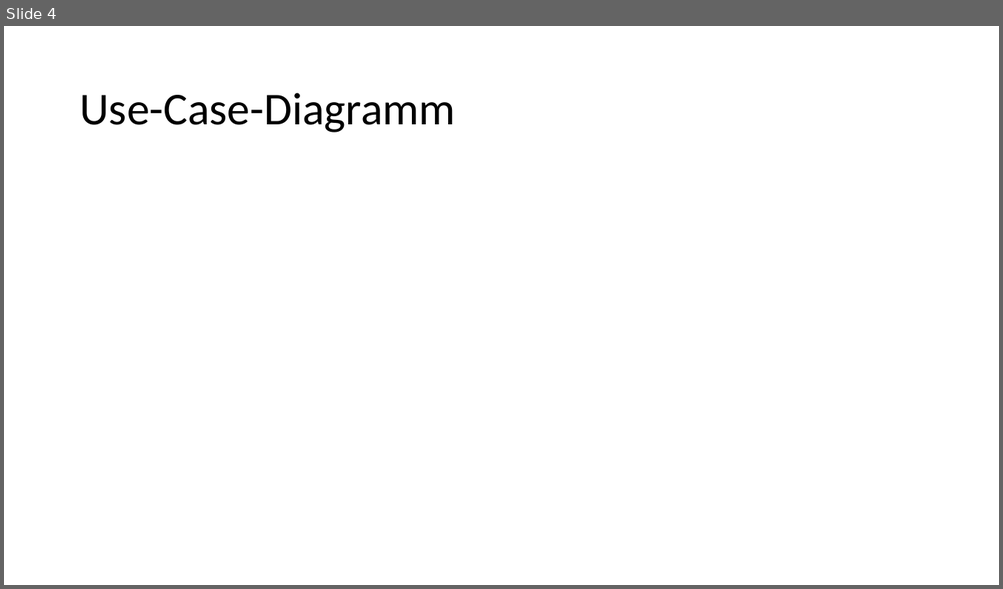
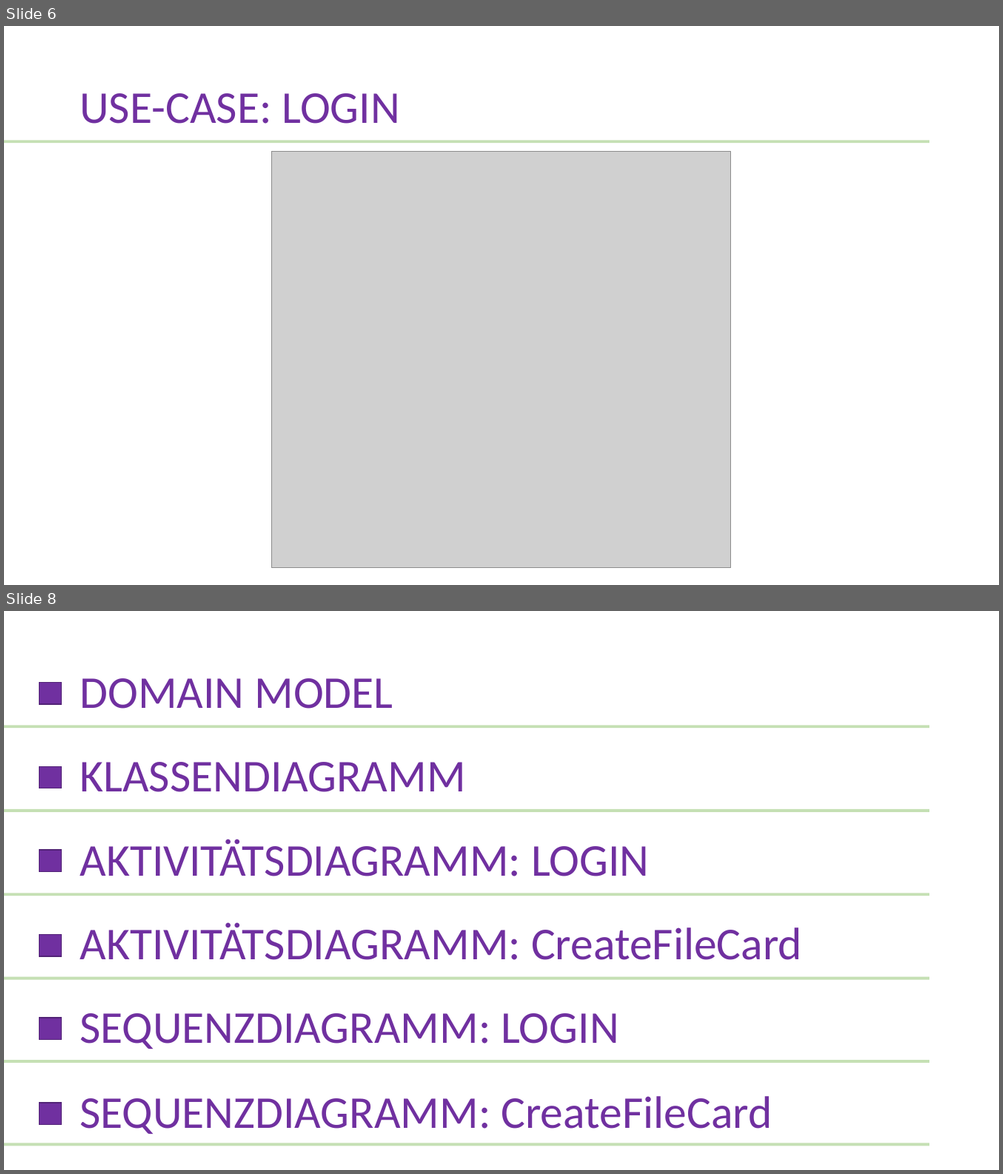
Before and after one commit to WI18C/Lernsoftware, a slide deck: Zwischenpräsentation.pptx. Shown one above the other, each under a label of ours: slide 4 before the commit, slides 6 and 8 after it; the slides between them are not shown. The pictures are 1003x589 and 1003x1174 pixels, drawn with LibreOffice and Linux fonts; fonts in the diff are those of the drawing; grey boxes stand for pictures. Boxes give left, top, right and bottom in pixels: in the first picture for what was removed or moved away, otherwise in the second. Text is boxed around its words. In the diff, an @@ line names an element or a change of style, - is before the commit and + after.

```diff
--- a/Zwischenpräsentation.pptx
+++ b/Zwischenpräsentation.pptx
@@ slide 8 added at [4, 611, 999, 1170], background #FFFFFF; not listed: 1 template element that a slide beside it also shows @@
@@ rectangle added at [39, 683, 62, 704], fill #7030A0, outline #532476 1 pt @@
@@ title added at [79, 678, 393, 709], 44 pt, text #7030A0 @@
+DOMAIN MODEL
@@ text added at [79, 762, 465, 792], 44 pt, text #7030A0 @@
+KLASSENDIAGRAMM
@@ rectangle added at [39, 767, 62, 789], fill #7030A0, outline #532476 1 pt @@
@@ rectangle added at [4, 809, 929, 812], fill #C5E0B4 @@
@@ rectangle added at [39, 850, 62, 871], fill #7030A0, outline #532476 1 pt @@
@@ text added at [79, 839, 649, 877], 44 pt, text #7030A0 @@
+AKTIVITÄTSDIAGRAMM: LOGIN
@@ rectangle added at [4, 893, 929, 896], fill #C5E0B4 @@
@@ rectangle added at [39, 935, 62, 957], fill #7030A0, outline #532476 1 pt @@
@@ text added at [79, 923, 802, 960], 44 pt, text #7030A0 @@
+AKTIVITÄTSDIAGRAMM: CreateFileCard
@@ rectangle added at [4, 977, 929, 980], fill #C5E0B4 @@
@@ rectangle added at [39, 1017, 62, 1039], fill #7030A0, outline #532476 1 pt @@
@@ text added at [79, 1014, 618, 1049], 44 pt, text #7030A0 @@
+SEQUENZDIAGRAMM: LOGIN
@@ rectangle added at [4, 1060, 929, 1063], fill #C5E0B4 @@
@@ text added at [79, 1096, 771, 1134], 44 pt, text #7030A0 @@
+SEQUENZDIAGRAMM: CreateFileCard
@@ rectangle added at [39, 1103, 62, 1125], fill #7030A0, outline #532476 1 pt @@
@@ rectangle added at [4, 1144, 929, 1147], fill #C5E0B4 @@
@@ what was slide 4 is now slide 6 @@
@@ slide 6 changed as well @@
@@ title at [79, 93, 399, 124]: text changed; text colour #000000 to #7030A0 @@
-Use-Case-Diagramm
+USE-CASE: LOGIN
@@ rectangle added at [4, 140, 929, 143], fill #C5E0B4 @@
@@ picture added at [272, 151, 731, 568] @@
```
Also in this commit, not shown: 9 other slides changed, 4 other slides added, 2 slides removed.
